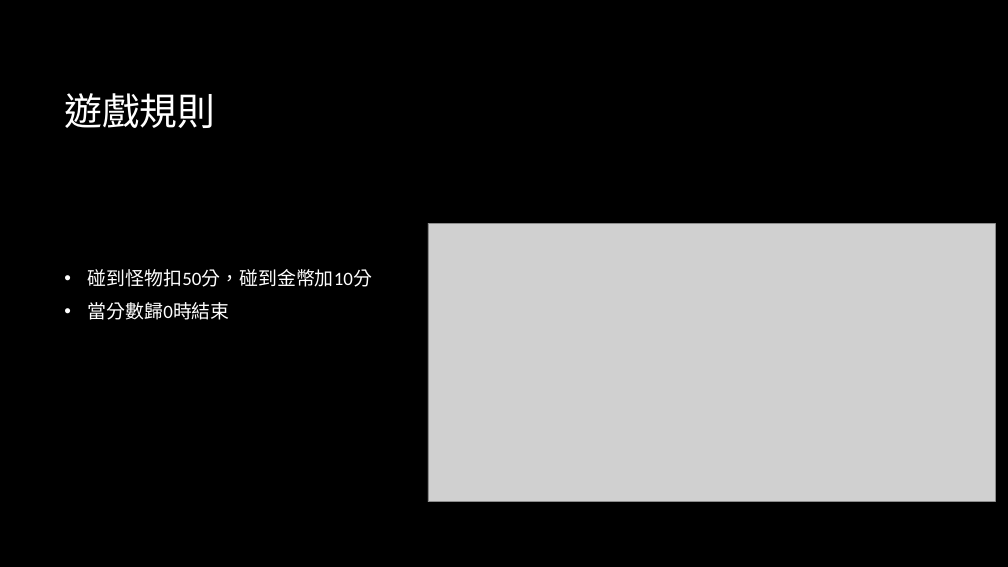
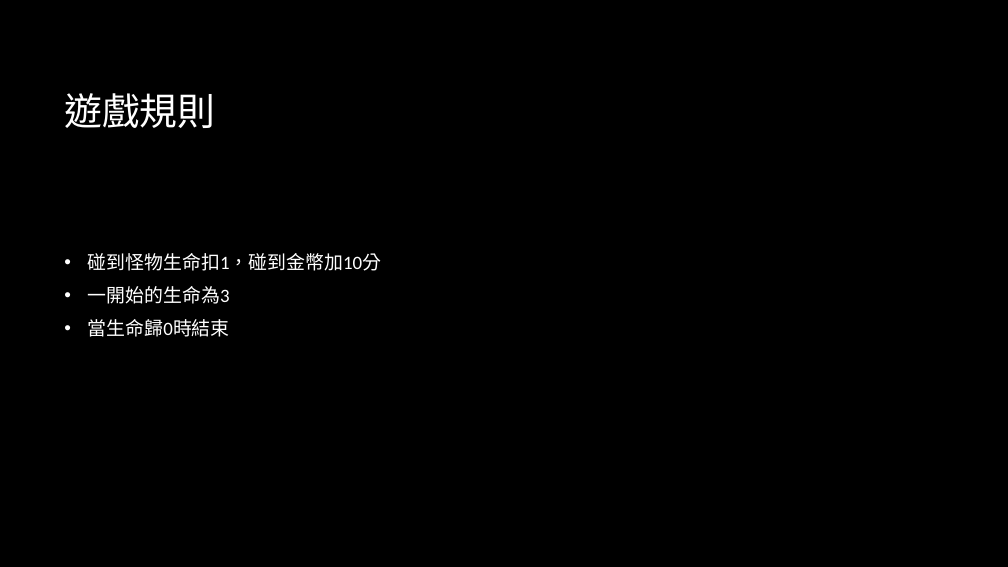
Before and after one commit to EricYu1202/mario, a slide deck: slide 2 of report.pptx. Drawn at 1008x567 pixels with LibreOffice and Linux fonts; fonts in the diff are those of the drawing; grey boxes stand for pictures; background and template pictures are left out. Boxes give left, top, right and bottom in pixels: in the first picture for what was removed or moved away, otherwise in the second. Text is boxed around its words. In the diff, an @@ line names an element or a change of style, - is before the commit and + after.

Commit message:
2
修正金幣時間

```diff
--- a/report.pptx
+++ b/report.pptx
@@ picture removed at [428,223,995,502] @@
@@ text at [88,253,381,337]: text changed @@
-• 碰到怪物扣50分，碰到金幣加10分
-• 當分數歸0時結束
+• 碰到怪物生命扣1，碰到金幣加10分
+• 一開始的生命為3
+• 當生命歸0時結束
```
Also in this commit, not shown: 1 other slide changed, 1 other file.
